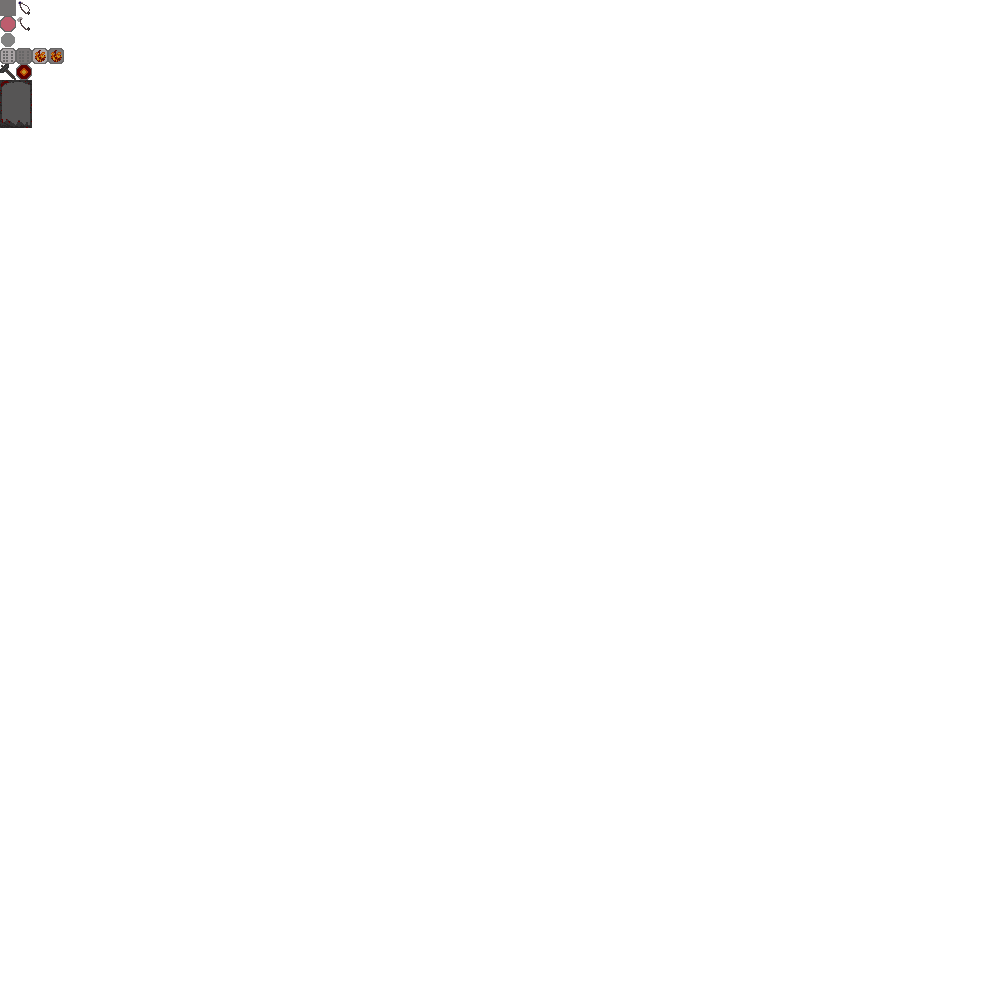
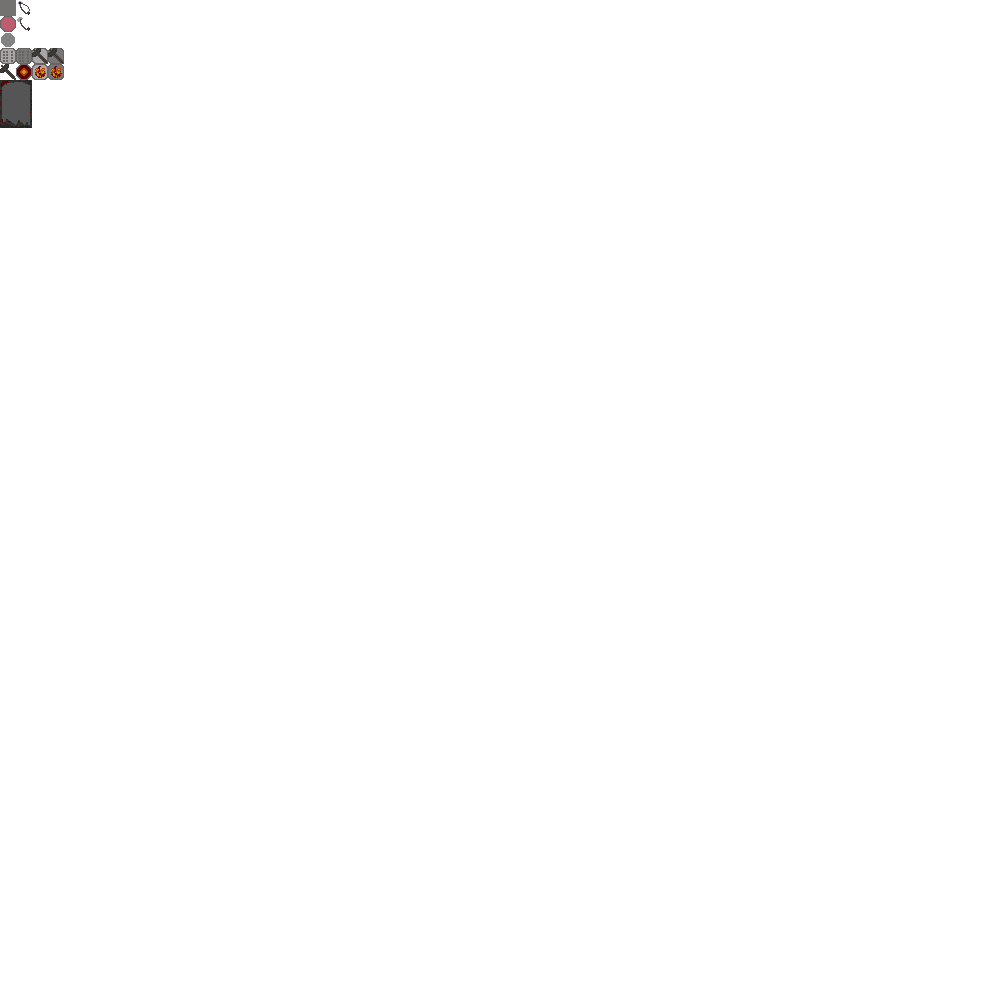
Layers edited between the first and the second (1000, 1000) image:
painted on "Background" over [32, 48, 64, 80]
